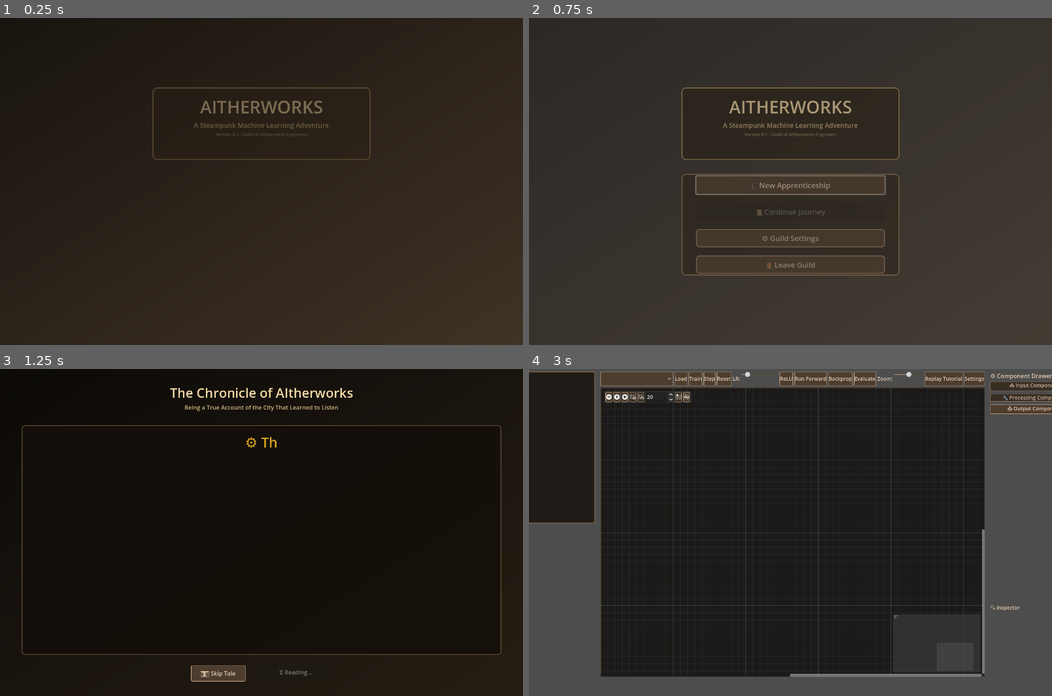
Above: before the commit, frames 1-4 (two rows, left to right).
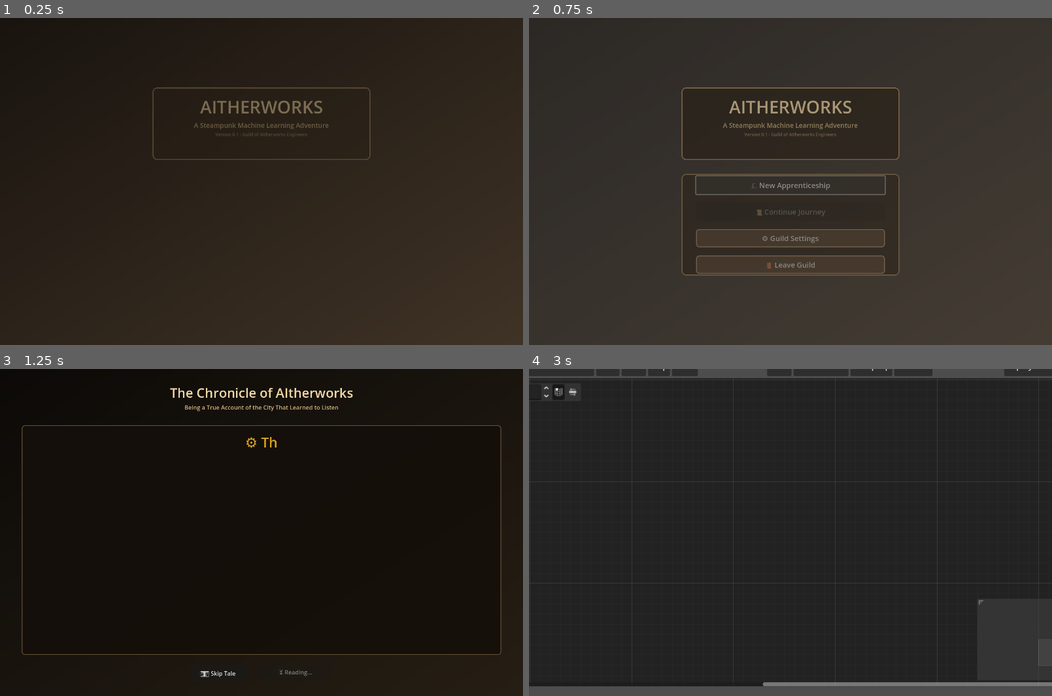
Above: after the commit, the same moments.

Repository: jazzmind/aitherworks
Game: Godot game, scene res://game/ui/title_screen.tscn
The game is run twice, just before and just after one commit, with the same random seed, the same clock (stepped at 60 frames per second) and the same inputs.
Inputs:
- Up to frame 1 (0.25 s): no input
- Up to frame 2 (0.75 s): click "🎩 New Apprenticeship" at 0.5 s
- Up to frame 3 (1.25 s): no input
- Up to frame 4 (3 s): click "⏭️ Skip Tale" at 1.25 s; click "⚙️ Begin Apprenticeship" at 2 s; click "⚙️ Begin Apprenticeship" at 2.75 s

Frame 1 is identical in both runs. In frame 2, 0.1% of the frame differs, in the area x 31-69%, y 48-54%; in frame 3, 0.5%; in frame 4, 28%, in the area x 0-100%, y 0-97%.
Error before the commit: Parse Error: Identifier "None" not declared in the current scope. (res://game/ui/workbench.gd:607)

Commit message:
fix a bunch of bugs

Diff:
--- a/game/sim/evaluator.gd
+++ b/game/sim/evaluator.gd
@@ -6,7 +6,7 @@
 
 static func evaluate_graph(graph: GraphEdit, spec: Dictionary) -> Dictionary:
 	var start_time := Time.get_ticks_usec()
-	var metrics := {
+	var metrics: Dictionary = {
 		"samples": 0,
 		"correct": 0,
 		"mse": 0.0,
@@ -23,7 +23,7 @@
 	var name_to_node: Dictionary = {}
 	for pn in part_nodes:
 		name_to_node[pn.name] = pn
-	var conns := graph.get_connection_list()
+	var conns: Array = graph.get_connection_list()
 	if conns.is_empty():
 		return {"ok": false, "reason": "no_connections", "metrics": metrics}
 	# Build dataset from spec or synthetic
@@ -33,7 +33,7 @@
 	# Evaluate
 	var inf_start := Time.get_ticks_usec()
 	for sample in dataset:
-		var outputs := _forward_dataset_sample(sample, conns, name_to_node)
+		var outputs: Dictionary = _forward_dataset_sample(sample, conns, name_to_node)
 		var y_hat: Array = outputs.get("terminal_values", [])
 		var y_true: Array = sample.get("y", [])
 		metrics["mse"] += _mse(y_hat, y_true)
@@ -48,8 +48,8 @@
 	# Aggregate
 	if metrics["samples"] > 0:
 		metrics["mse"] /= float(metrics["samples"])
-	var total_time := Time.get_ticks_usec() - start_time
-	var accuracy := (float(metrics["correct"]) / max(1.0, float(metrics["samples"])) )
+	var _total_time := Time.get_ticks_usec() - start_time
+	var accuracy: float = float(metrics["correct"]) / max(1.0, float(metrics["samples"]))
 	var verdict := _verdict_from_win_conditions(accuracy, metrics, spec)
 	return {
 		"ok": true,
@@ -64,7 +64,7 @@
 		return spec["data"]["samples"]
 	var ds: Array = []
 	if spec.has("targets") and spec["targets"].has("lanes"):
-		var lanes := int(spec["targets"]["lanes"])
+		var lanes: int = int(spec["targets"]["lanes"])
 		var patt: Array = spec["targets"].get("pattern", [])
 		for i in range(32):
 			var x: Array = []
@@ -134,7 +134,7 @@
 
 static func _mse(a: Array, b: Array) -> float:
 	var s := 0.0
-	var n := max(1, min(a.size(), b.size()))
+	var n: int = max(1, min(a.size(), b.size()))
 	for i in range(n):
 		var e := float(a[i]) - float(b[i])
 		s += e * e
@@ -145,13 +145,13 @@
 		return false
 	# Success if average absolute error below threshold
 	var s := 0.0
-	var n := max(1, min(y_hat.size(), y_true.size()))
+	var n: int = max(1, min(y_hat.size(), y_true.size()))
 	for i in range(n):
 		s += abs(float(y_hat[i]) - float(y_true[i]))
 	return (s / float(n)) < 0.1
 
 static func _verdict_from_win_conditions(acc: float, metrics: Dictionary, spec: Dictionary) -> Dictionary:
-	var vc := spec.get("win_conditions", {})
+	var vc: Variant = spec.get("win_conditions", {})
 	var passed := true
 	var reasons: Array[String] = []
 	if typeof(vc) == TYPE_DICTIONARY:
--- a/game/ui/steampunk_theme.tres
+++ b/game/ui/steampunk_theme.tres
@@ -1,3 +1,31 @@
+[gd_resource type="Theme" load_steps=3 format=3 uid="uid://dvclbg3abieie"]
+
+[sub_resource type="StyleBoxFlat" id="2"]
+bg_color = Color(0.35, 0.28, 0.22, 1)
+border_width_left = 2
+border_width_top = 2
+border_width_right = 2
+border_width_bottom = 2
+border_color = Color(0.8, 0.67, 0.53, 1)
+corner_radius_top_left = 6
+corner_radius_top_right = 6
+corner_radius_bottom_right = 6
+corner_radius_bottom_left = 6
+
+[sub_resource type="StyleBoxFlat" id="1"]
+bg_color = Color(0.15, 0.12, 0.08, 0.9)
+border_width_left = 2
+border_width_top = 2
+border_width_right = 2
+border_width_bottom = 2
+border_color = Color(0.6, 0.48, 0.32, 1)
+corner_radius_top_left = 8
+corner_radius_top_right = 8
+corner_radius_bottom_right = 8
+corner_radius_bottom_left = 8
+
+[resource]
+Button/styles/normal = SubResource("2")
 [gd_resource type="Theme" load_steps=8 format=3 uid="uid://dq1csyhs1pw1c"]
 
 [sub_resource type="StyleBoxFlat" id="6"]
@@ -112,3 +140,5 @@
 OptionButton/styles/normal = SubResource("5")
 OptionButton/styles/pressed = SubResource("7")
 Panel/styles/panel = SubResource("1")
+
+GraphEdit/styles/panel = SubResource("1")
--- a/game/ui/workbench.gd
+++ b/game/ui/workbench.gd
@@ -595,7 +595,7 @@
 		# reverse pulse highlight (red hues)
 		_pulse_connection(str(c["to"]), int(c["to_port"]), str(c["from"]), int(c["from_port"]), Color(1.0, 0.2, 0.2, 1.0))
 
-func _pulse_connection(from_node: String, from_port: int, to_node: String, to_port: int, color: Color) -> void:
+func _pulse_connection(from_node: String, from_port: int, to_node: String, to_port: int, _color: Color) -> void:
 	# Try to use GraphEdit's per-connection activity if available; otherwise, briefly toggle selection
 	if graph.has_method("set_connection_activity"):
 		graph.set_connection_activity(from_node, from_port, to_node, to_port, 1.0)
@@ -603,20 +603,20 @@
 		await get_tree().create_timer(0.15).timeout
 		graph.set_connection_activity(from_node, from_port, to_node, to_port, 0.0)
 	else:
-		# Fallback: temporarily select the connection to hint activity
-		graph.set_selected(None)
+		# Fallback: temporarily clear selection to hint activity
+		graph.set_selected(null)
 		await get_tree().create_timer(0.01).timeout
 
 func _on_evaluate() -> void:
-	var res := Evaluator.evaluate_graph(graph, current_spec)
-	if not res.ok:
+	var res: Dictionary = Evaluator.evaluate_graph(graph, current_spec)
+	if not bool(res.get("ok", false)):
 		_log("❌ Eval failed: " + String(res.get("reason", "unknown")))
 		return
-	var acc := float(res.get("accuracy", 0.0))
-	var m := res.get("metrics", {})
+	var acc: float = float(res.get("accuracy", 0.0))
+	var m: Dictionary = res.get("metrics", {})
 	_log("📊 Eval: acc=%.3f mse=%.4f samples=%d" % [acc, float(m.get("mse", 0.0)), int(m.get("samples", 0))])
 	_log("🌫️ Steam=%.2f 💧 Water=%.2f ⏱️ Infer=%.2fms Train=%.2fms" % [float(m.get("steam_used", 0.0)), float(m.get("water_used", 0.0)), float(m.get("inference_ms", 0.0)), float(m.get("training_ms", 0.0))])
-	var verdict := res.get("verdict", {"passed": false, "reasons": ["no verdict"]})
+	var verdict: Dictionary = res.get("verdict", {"passed": false, "reasons": ["no verdict"]})
 	if bool(verdict.get("passed", false)):
 		_log("✅ PASS")
 	else:
--- a/game/ui/workbench.tscn
+++ b/game/ui/workbench.tscn
@@ -90,7 +90,6 @@
 theme_override_font_sizes/normal_font_size = 12
 bbcode_enabled = true
 text = "[color=green]Welcome to the Steamfitter's Workbench![/color]
-[b]Bold test[/b], [i]Italic test[/i], [color=yellow]Yellow test[/color]
 Ready to load your first challenge..."
 fit_content = true
 scroll_active = false
@@ -179,10 +178,6 @@
 anchors_preset = 15
 anchor_right = 1.0
 anchor_bottom = 1.0
-offset_left = 0.0
-offset_top = 0.0
-offset_right = 0.0
-offset_bottom = 0.0
 grow_horizontal = 2
 grow_vertical = 2
 right_disconnects = true
@@ -298,10 +293,10 @@
 [node name="StoryTutorial" parent="." instance=ExtResource("5")]
 layout_mode = 1
 anchors_preset = -1
-anchor_left = -0.0122249
-anchor_top = 0.306818
-anchor_right = 1.39009
-anchor_bottom = 1.30682
+anchor_left = -0.209046
+anchor_top = 0.55
+anchor_right = 1.19322
+anchor_bottom = 1.21477
 offset_right = -618.058
 scale = Vector2(1.56, 1)
 metadata/_edit_use_anchors_ = true
Not shown, changed: data/parts/activation_gate.yaml
Not shown, changed: data/parts/adder_manifold.yaml
Not shown, changed: data/parts/aether_battery.yaml
Not shown, changed: data/parts/apprentice_sgd.yaml
Not shown, changed: data/parts/athanor_still.yaml
Not shown, changed: data/parts/augmentor_arms.yaml
Not shown, changed: data/parts/calibration_feeder.yaml
Not shown, changed: data/parts/cog_ratchet_press.yaml
Not shown, changed: data/parts/convolution_drum.yaml
Not shown, changed: data/parts/downspout.yaml
Not shown, changed: data/parts/drop_valves.yaml
Not shown, changed: data/parts/embedder_drum.yaml
(and 21 more such lines)
